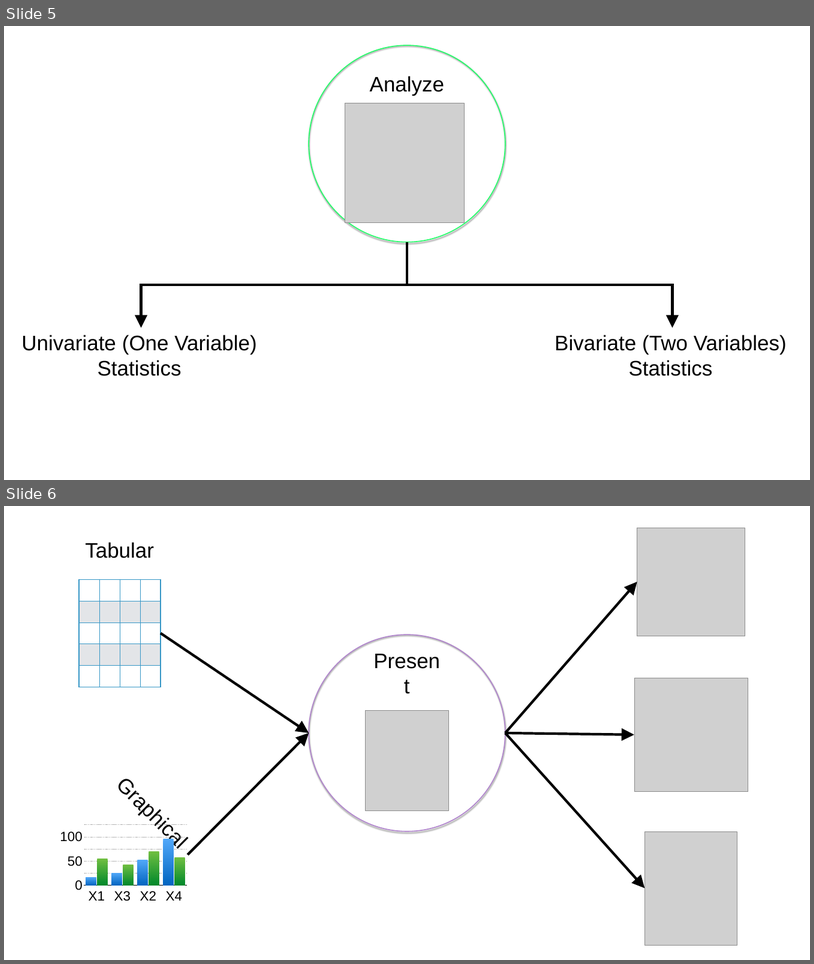
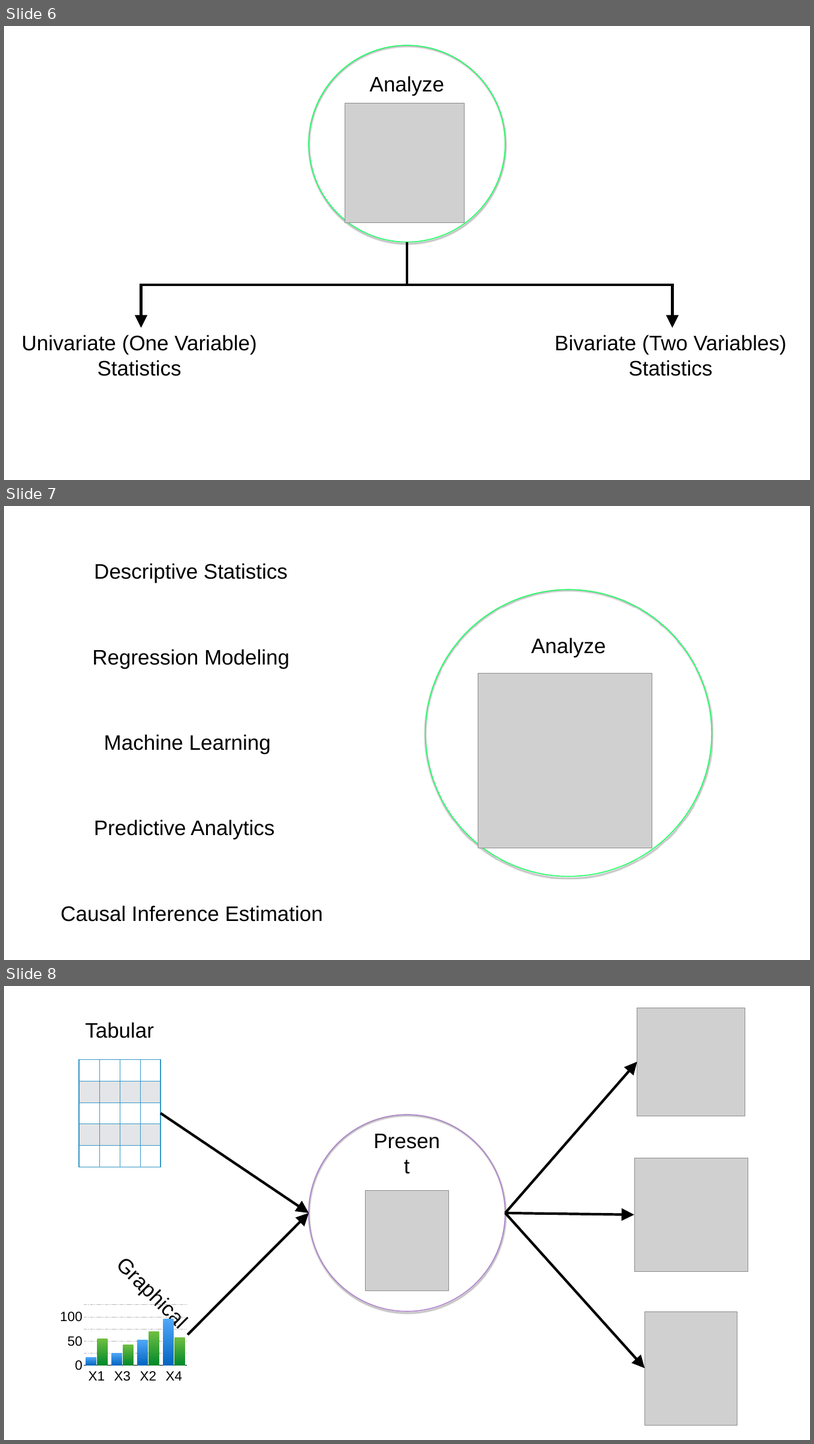
Before and after one commit to brad-cannell/r4epi, a slide deck: img/01_part_getting_started/02_what_is_r/what_is_r.pptx. Shown one above the other, each under a label of ours: slides 5 and 6 before the commit, slides 6, 7 and 8 after it. The pictures are 814x964 and 814x1444 pixels, drawn with LibreOffice and Linux fonts; fonts in the diff are those of the drawing; grey boxes stand for pictures. Boxes give left, top, right and bottom in pixels: in the first picture for what was removed or moved away, otherwise in the second. Text is boxed around its words. In the diff, an @@ line names an element or a change of style, - is before the commit and + after.

```diff
--- a/img/01_part_getting_started/02_what_is_r/what_is_r.pptx
+++ b/img/01_part_getting_started/02_what_is_r/what_is_r.pptx
@@ slide 7 added at (x1=4, y1=506, x2=810, y2=960), background #FFFFFF @@
@@ ellipse added at (x1=425, y1=589, x2=712, y2=876), outline #1FFF66 2.25 pt @@
@@ text added at (x1=531, y1=637, x2=606, y2=657), 50 pt, text #000000 @@
+Analyze
@@ picture added at (x1=478, y1=673, x2=652, y2=847) @@
@@ group added at (x1=60, y1=563, x2=323, y2=921): 5 texts @@
+Descriptive Statistics
+Regression Modeling
+Machine Learning
+Causal Inference Estimation
+Predictive Analytics
@@ what was slide 5 is now slide 6 @@
@@ what was slide 6 is now slide 8 @@
```
Also in this commit, not shown: 2 other slides added, 1 other file.
